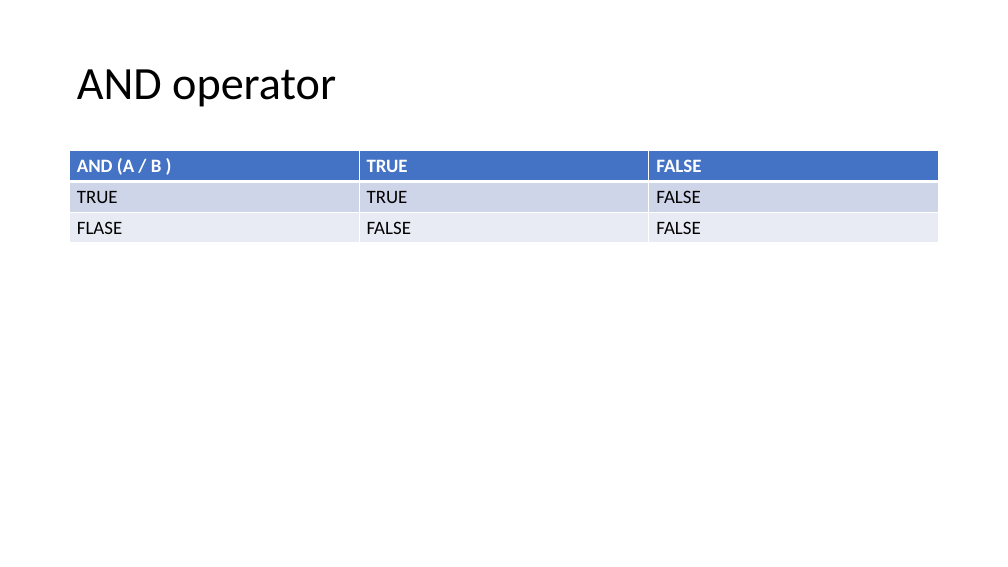
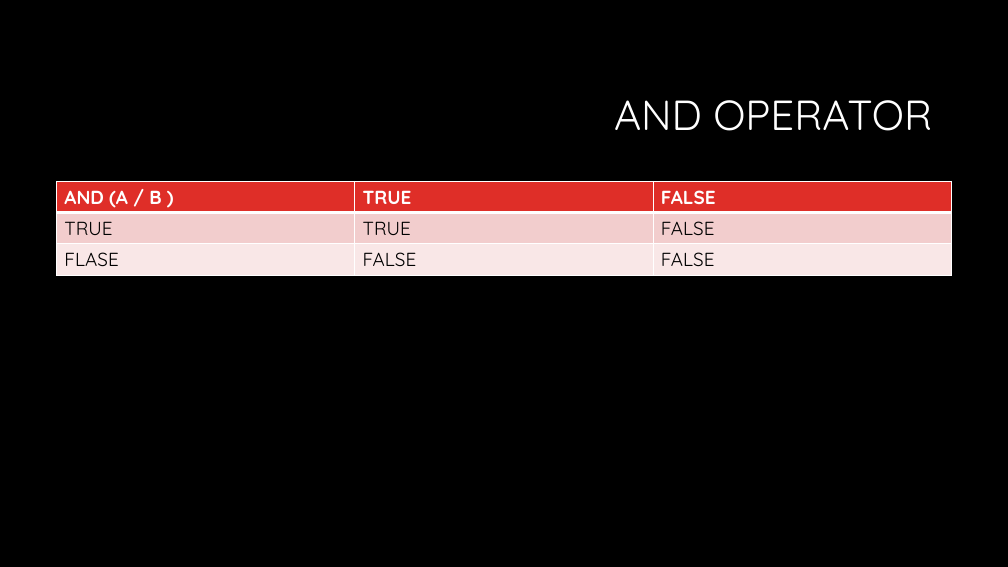
Before and after one commit to LuyangYin1/Python-for-everyone, a slide deck: slide 15 of Class-1/Python For Everyone.pptx. Drawn at 1008x567 pixels with LibreOffice and Linux fonts; fonts in the diff are those of the drawing; background and template pictures are left out. Boxes give left, top, right and bottom in pixels: in the first picture for what was removed or moved away, otherwise in the second. Text is boxed around its words. In the diff, an @@ line names an element or a change of style, - is before the commit and + after.

```diff
--- a/Class-1/Python For Everyone.pptx
+++ b/Class-1/Python For Everyone.pptx
@@ background #FFFFFF to #000000 @@
@@ title at <box>614,100,932,131</box>: text changed; size 44 to 40 pt; font Calibri to Quicksand; text colour #000000 to #FFFFFF @@
-AND operator
+AND OPERATOR
@@ table at <box>57,181,951,274</box> @@
@@ fill #4472C4 to #DF2E28 in row 1 @@
@@ fill #CFD5EA to #F3CDCD in row 2 @@
@@ fill #E9EBF5 to #F9E8E8 in row 3 @@
@@ font Calibri to Quicksand @@
@@ table: place and size @@
-table at <box>70,151,938,243</box>
+table at <box>57,181,951,274</box>
```
Also in this commit, not shown: 15 other slides changed.
